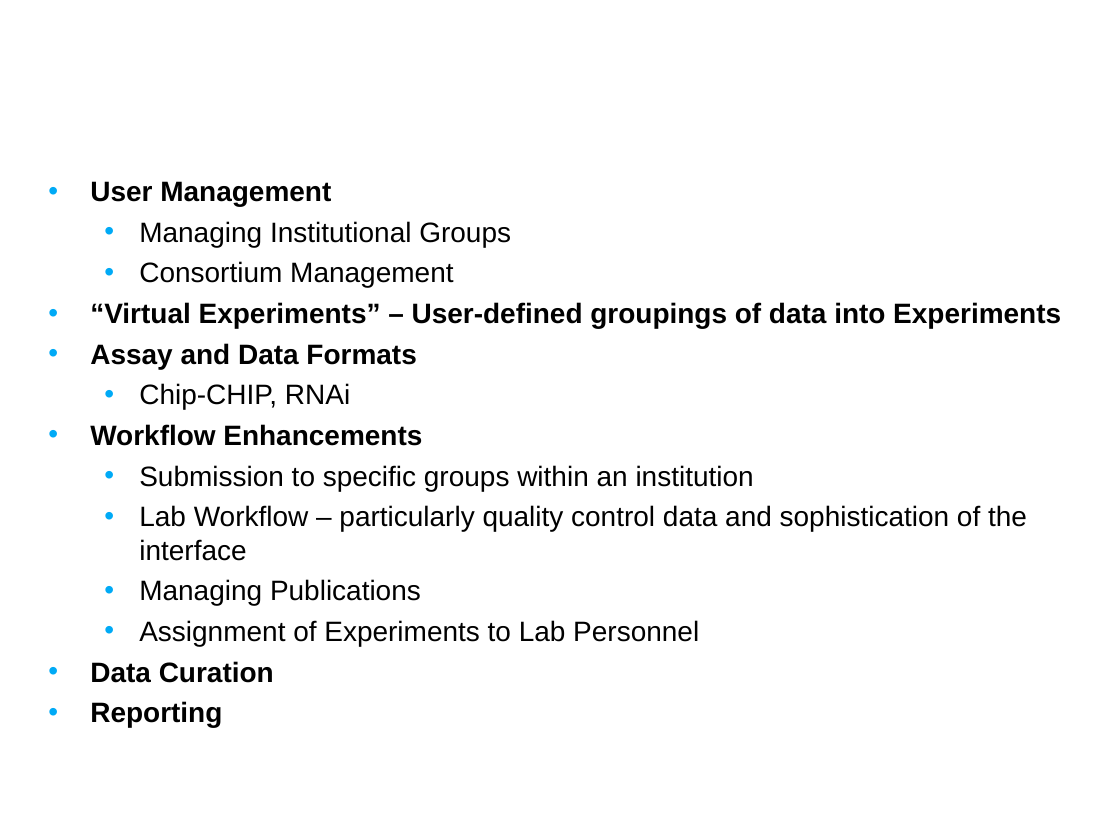
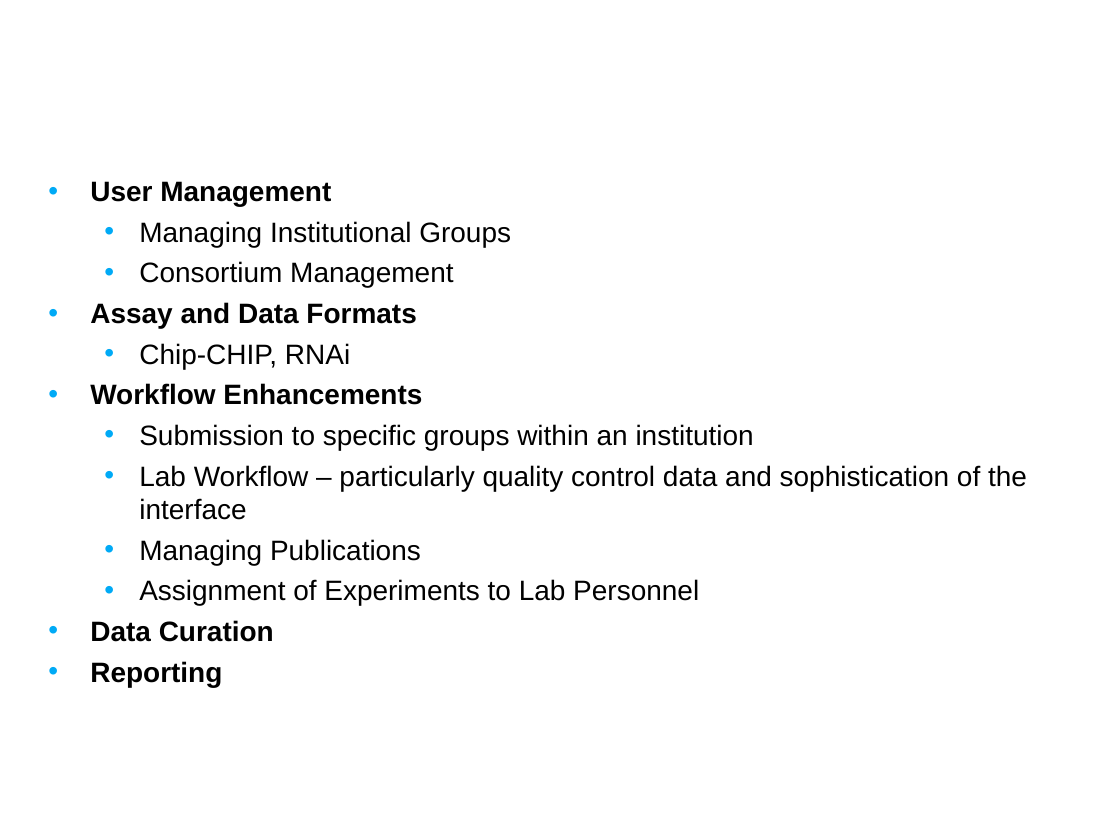
Before and after one commit to NCIP/caarray-docs, a slide deck: slide 11 of requirements/reports/caarray_2_0_scope.ppt. Drawn at 1120x840 pixels with LibreOffice and Linux fonts; fonts in the diff are those of the drawing; background and template pictures are left out. Boxes give left, top, right and bottom in pixels: in the first picture for what was removed or moved away, otherwise in the second. Text is boxed around its words. In the diff, an @@ line names an element or a change of style, - is before the commit and + after.

```diff
--- a/requirements/reports/caarray_2_0_scope.ppt
+++ b/requirements/reports/caarray_2_0_scope.ppt
@@ text at [90, 302, 1061, 328]: paragraph removed @@
-• “Virtual Experiments” – User-defined groupings of data into Experiments
```
Also in this commit, not shown: 2 other slides changed.
